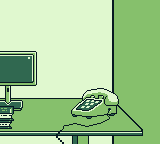
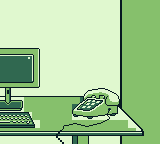
The second 160px x 144px image is a revision of the first. Changes to its layers:
added layer "Teclado" above "Livros" over box(0, 112, 40, 128)
hid "Livros", painted on it over box(0, 106, 14, 129)
painted on "Monitor" over box(0, 48, 40, 112)
painted on "Telefone" over box(71, 88, 120, 120)
painted on "Tampo Mesa" over box(0, 96, 144, 136)
painted on "Paredes" over box(112, 0, 122, 144)
